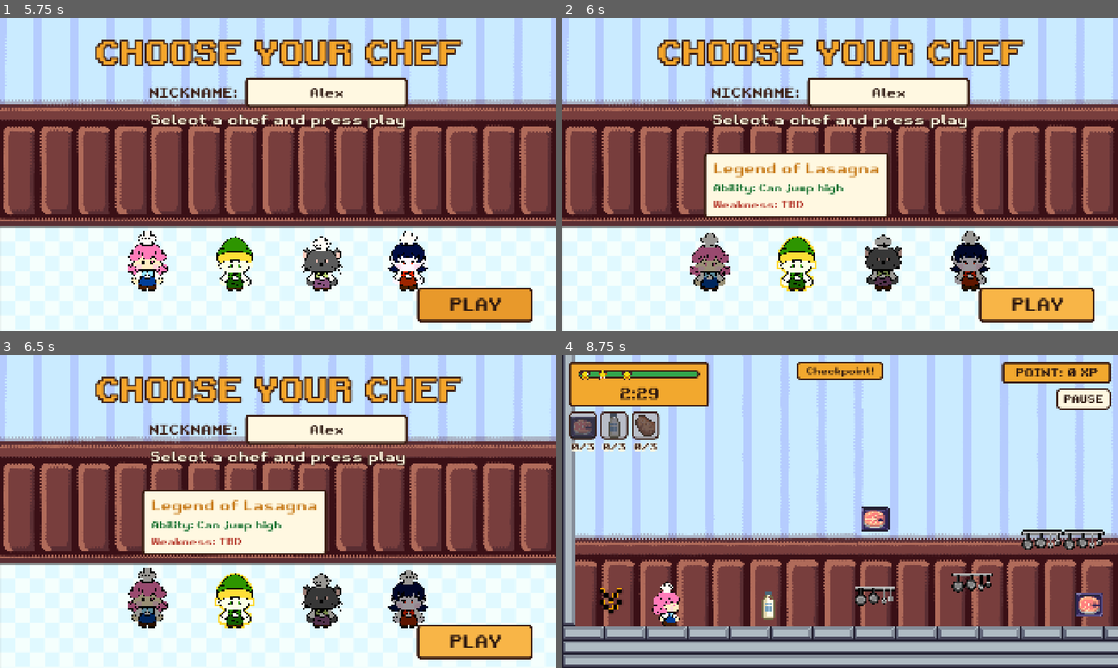
Above: before the commit, frames 1-4 (two rows, left to right).
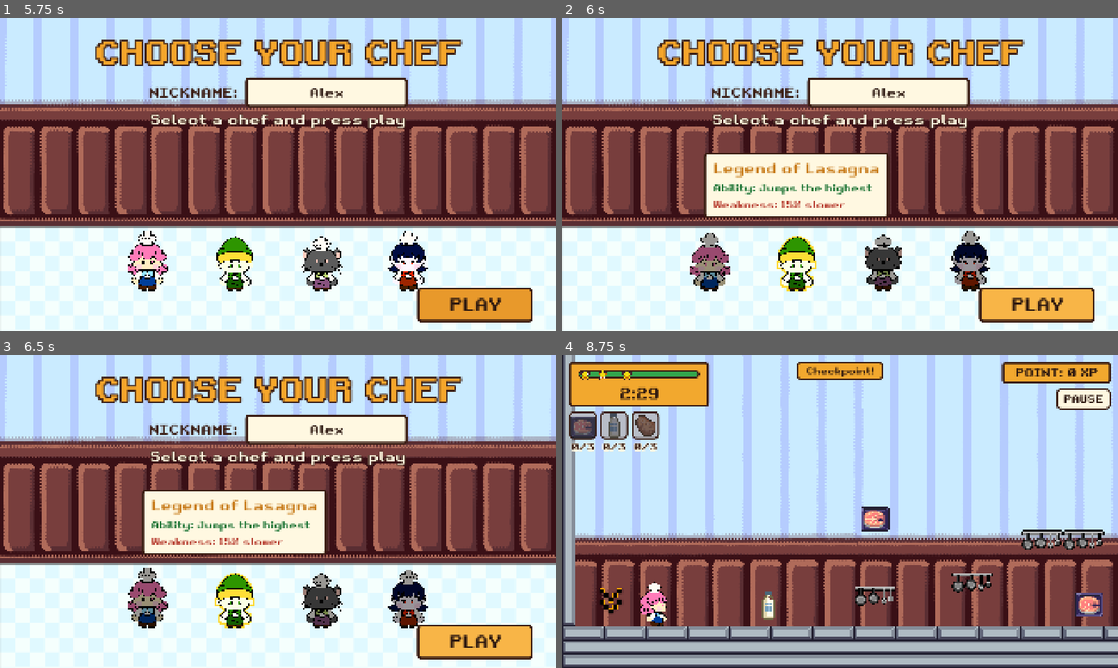
Above: after the commit, the same moments.

Repository: itspaulita/faster-chef-2
Game: Godot game, scene res://scenes/title_screen.tscn
Same seed, same stepped clock (60 frames per second), same inputs: the game is played once before the commit and once after it.
Inputs (mouse positions are in pixels of both pictures, inside the frame that each line leads up to):
- Up to frame 1 (5.75 s): click "START" at 0.5 s; click (328, 93) at 1.27 s; type "Alex" at 1.35 s; click "PLAY" at 2 s; click "PLAY" at 2.75 s; tap Enter at 3.5 s; move the mouse to (400, 158) at 3.52 s; hold E (chop) 3.53-4.28 s; hold Right (right) 3.53-5.03 s; click (400, 158) at 3.67 s; tap Space (jump) at 3.8, 4.35, 5.3 s; move the mouse to (166, 190) at 4.27 s; tap E (chop) at 4.52, 4.55, 4.82 s; move the mouse to (333, 105) at 5.02 s; hold Left (left) from 5.03 s (still down); hold Q (grab_drop) from 5.03 s (still down)
- Up to frame 2 (6 s): move the mouse to (812, 237) at 5.77 s; release Left (left) at 5.78 s; release Q (grab_drop) at 5.78 s; hold Right (right) from 5.78 s (still down); tap 0 at 5.85 s; click (812, 237) at 5.92 s
- Up to frame 3 (6.5 s): keep holding Right (right); tap E (chop) at 6.02, 6.05, 6.32 s
- Up to frame 4 (8.75 s): move the mouse to (1006, 558) at 6.52 s; tap 1 at 6.6 s; tap E (chop) at 6.77, 7.07, 7.52, 7.55, 7.82 s; tap Space (jump) at 6.8, 8.3 s; move the mouse to (673, 464) at 7.27 s; release Right (right) at 7.28 s; hold Left (left) 7.28-8.03 s; tap 2 at 7.35 s; move the mouse to (867, 511) at 8.02 s; hold Right (right) from 8.03 s (still down); tap 3 at 8.1 s; click (867, 511) at 8.17 s

Frame 1 is identical in both runs. In frame 2, 0.4% of the frame differs, in the area x 35-56%, y 53-61%; in frame 3, 0.4%; in frame 4, 0.7%, in the area x 14-22%, y 72-87%.

Commit message:
edited character abilities (speed and selection screen text for now)

Diff:
--- a/scripts/chef_stats.gd
+++ b/scripts/chef_stats.gd
@@ -1,31 +1,39 @@
 class_name ChefStats
 extends RefCounted
-## Placeholder stats shown on the chef select screen. Blank entries show PLACEHOLDER.
+## Abilities and weaknesses shown on the chef select screen (text only for now, except
+## `speed`, which the player applies). Blank entries show PLACEHOLDER.
 
 const PLACEHOLDER := "TBD"
 
 const DATA := {
 	"PrincessDish": {
 		"name": "Princess Dish",
-		"ability": "Speed 2x",
-		"weakness": "",
+		"ability": "15% faster",
+		"weakness": "Jumps the lowest",
+		"speed": 1.15,
 	},
 	"LegendOfLasagna": {
 		"name": "Legend of Lasagna",
-		"ability": "Can jump high",
-		"weakness": "",
+		"ability": "Jumps the highest",
+		"weakness": "15% slower",
+		"speed": 0.85,
 	},
 	"Pastatouille": {
 		"name": "Pastatouille",
-		"ability": "",
-		"weakness": "Gets 2x minus points when hitting a cat",
+		"ability": "Only 2 chops per ingredient",
+		"weakness": "Cat hits cost double points",
 	},
 	"MavisPapaya": {
 		"name": "Mavis Papaya",
-		"ability": "",
-		"weakness": "",
+		"ability": "Wider ingredient pickup",
+		"weakness": "Slippery movement",
 	},
 }
+
+
+## Run-speed multiplier for a chef (1.0 = normal). Applied by the player on every map.
+static func speed_scale(chef_id: String) -> float:
+	return DATA.get(chef_id, {}).get("speed", 1.0)
 
 
 static func get_stats(chef_id: String) -> Dictionary:
--- a/scripts/player_1.gd
+++ b/scripts/player_1.gd
@@ -17,10 +17,17 @@
 var is_immune := false
 var blink_tween: Tween
 
+# The chosen chef's own run speed (Princess Dish +15%, Legend of Lasagna -15%): see ChefStats.
+var chef_speed_scale := 1.0
+
 # Bubblegum (and any future slow zone): 1.0 = normal
 var speed_multiplier := 1.0
 var jump_multiplier := 1.0
 var _gum_count := 0   # how many gum patches the chef is touching right now
+
+func _ready() -> void:
+	chef_speed_scale = ChefStats.speed_scale(GameState.selected_chef_name)
+
 
 func _physics_process(delta: float) -> void:
 	# Coyote time: refill while standing, count down while in the air.
@@ -46,7 +53,7 @@
 		velocity.y *= 0.5
 
 	var direction := Input.get_axis("left", "right")
-	apply_horizontal_movement(delta, direction, SPEED * speed_multiplier)
+	apply_horizontal_movement(delta, direction, SPEED * chef_speed_scale * speed_multiplier)
 	if direction:
 		sprite.flip_h = direction < 0
 
